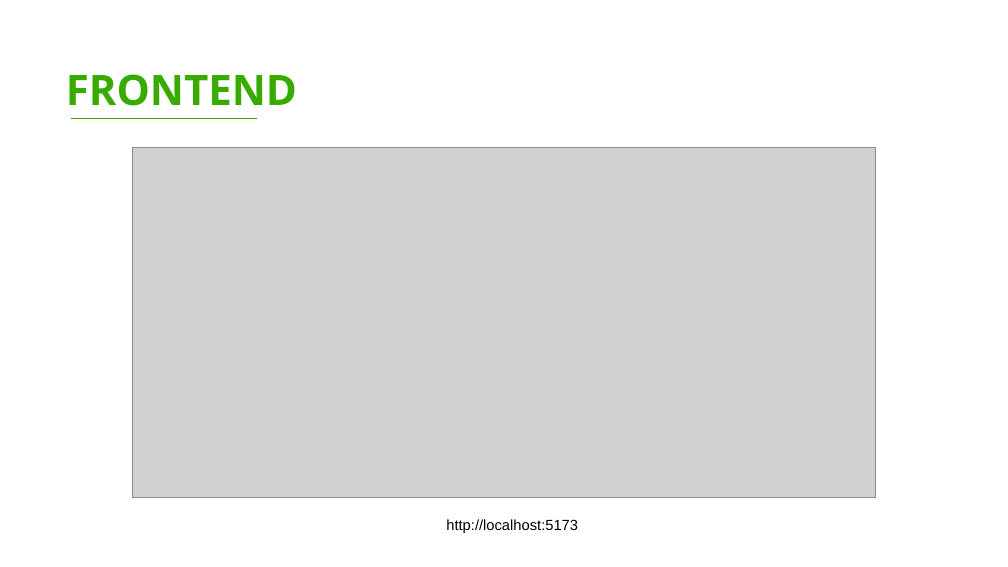
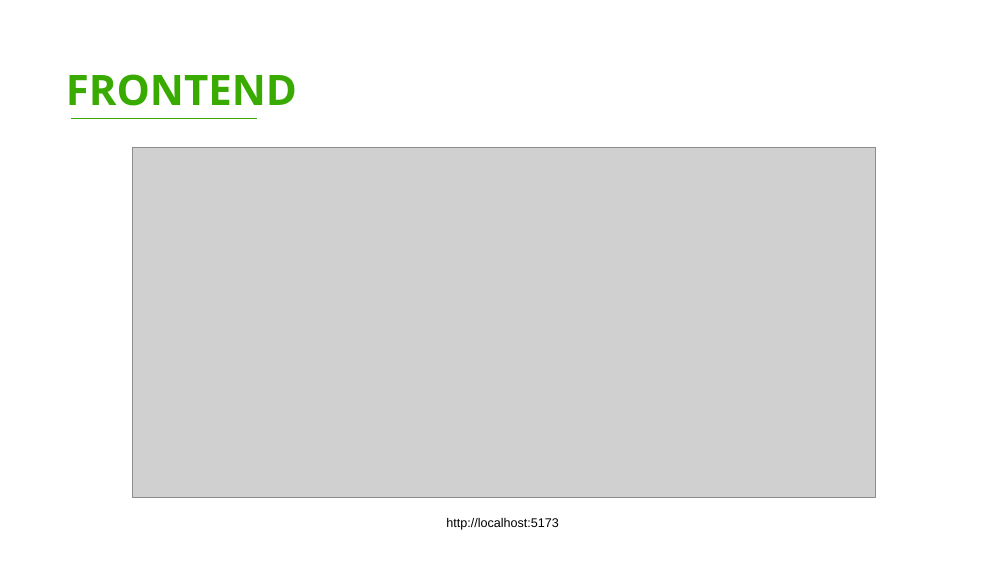
Before and after one commit to FidelSmoke/Practicas, a slide deck: slide 18 of DOCUMENTACION DE MASTER BARBER/ENTREGABLES 3/Entregables Proyecto B.pptx. Drawn at 1008x567 pixels with LibreOffice and Linux fonts; fonts in the diff are those of the drawing; grey boxes stand for pictures; background and template pictures are left out. Boxes give left, top, right and bottom in pixels: in the first picture for what was removed or moved away, otherwise in the second. Text is boxed around its words. In the diff, an @@ line names an element or a change of style, - is before the commit and + after.

```diff
--- a/DOCUMENTACION DE MASTER BARBER/ENTREGABLES 3/Entregables Proyecto B.pptx
+++ b/DOCUMENTACION DE MASTER BARBER/ENTREGABLES 3/Entregables Proyecto B.pptx
@@ text "http://localhost:5173" at (446,518,559,530): size 14 to 12 pt @@
```
Also in this commit, not shown: 2 other slides changed, 2 slides added, 1 other file.
